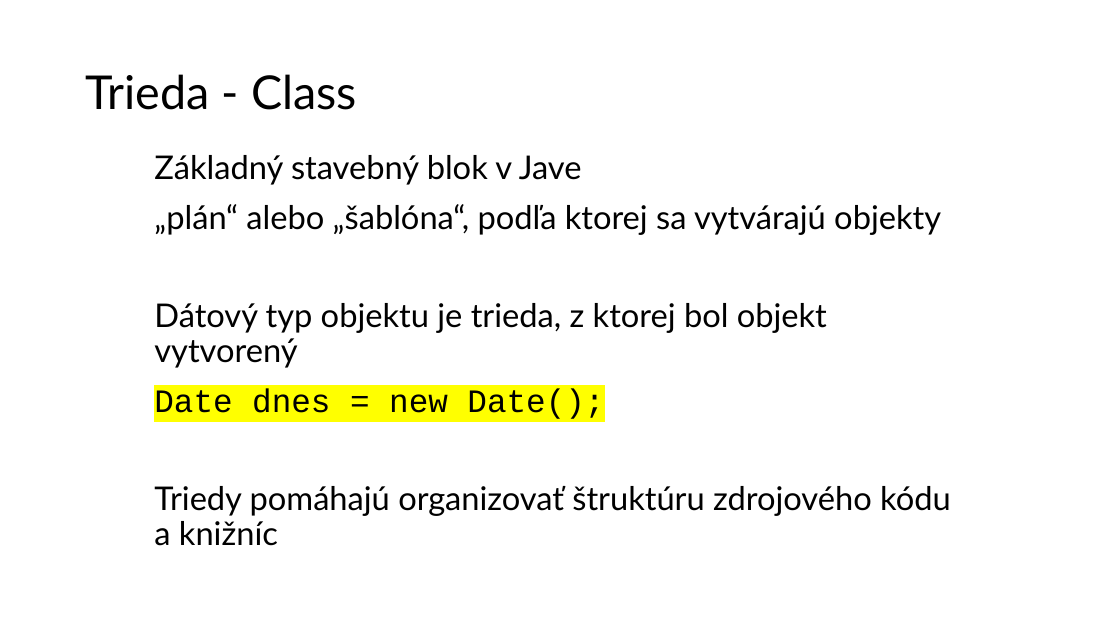
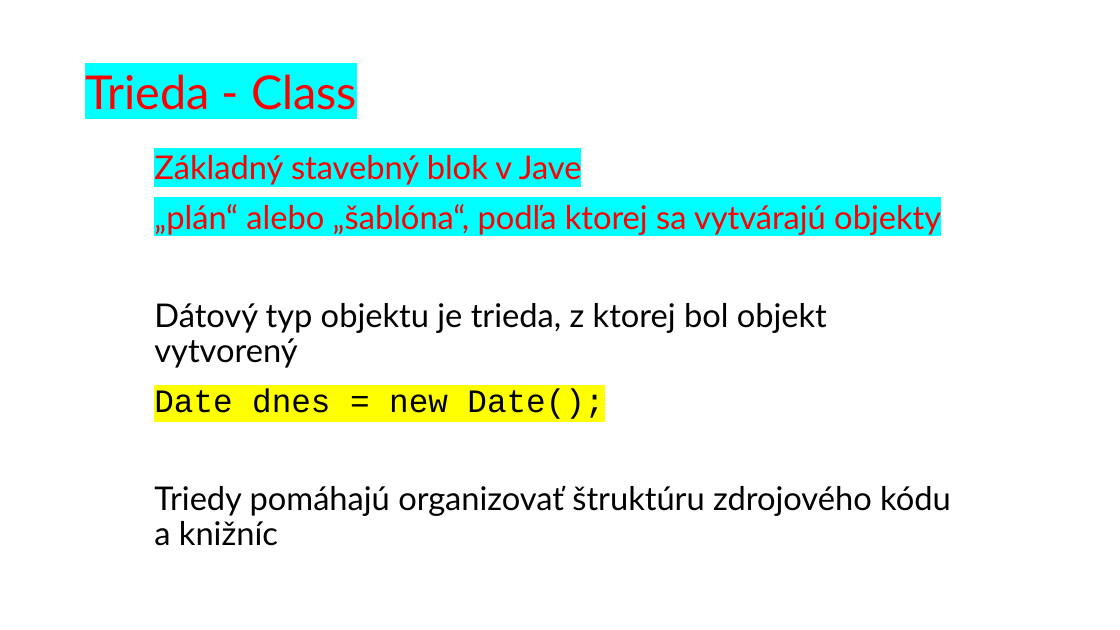
Before and after one commit to wagjo/oop, a slide deck: slide 3 of prezentacie/t04w.pptx. Drawn at 1120x630 pixels with LibreOffice and Linux fonts; fonts in the diff are those of the drawing. Boxes give left, top, right and bottom in pixels: in the first picture for what was removed or moved away, otherwise in the second. Text is boxed around its words. In the diff, an @@ line names an element or a change of style, - is before the commit and + after.

```diff
--- a/prezentacie/t04w.pptx
+++ b/prezentacie/t04w.pptx
@@ title "Trieda - Class" at [85, 74, 357, 110]: text colour #000000 to #FF0000, highlight none to #00FFFF @@
@@ text at [154, 150, 941, 235]: text colour #000000 to #FF0000, highlight none to #00FFFF in "Základný stavebný blok v Jave", "„plán“ alebo „šablóna“, podľa ktorej sa vytvárajú ..." @@
```
Also in this commit, not shown: 5 other slides changed, 2 other files.
